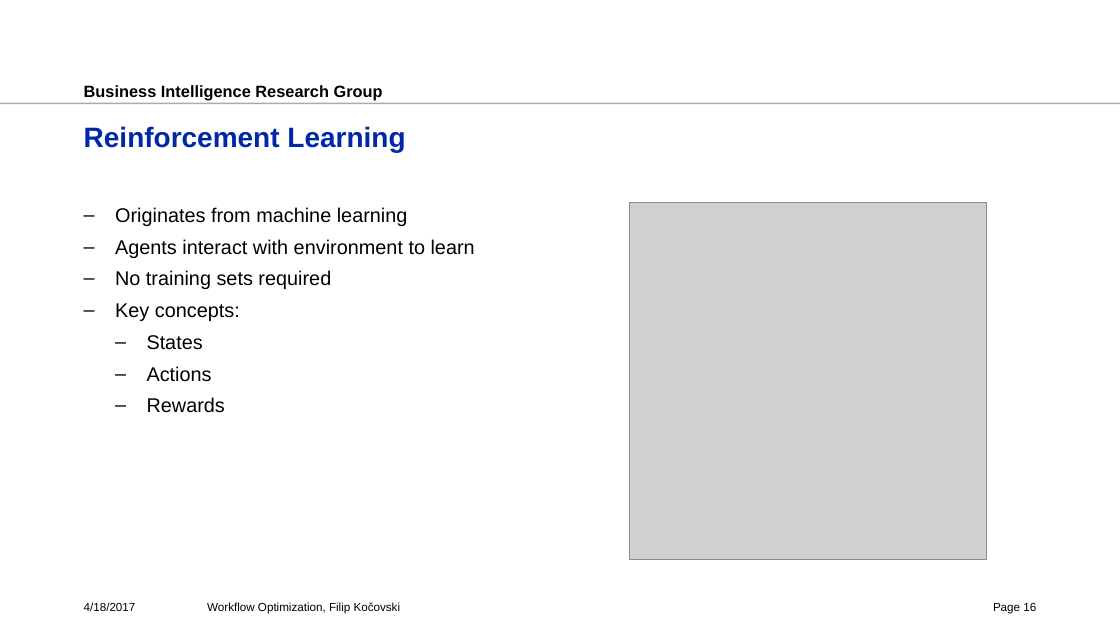
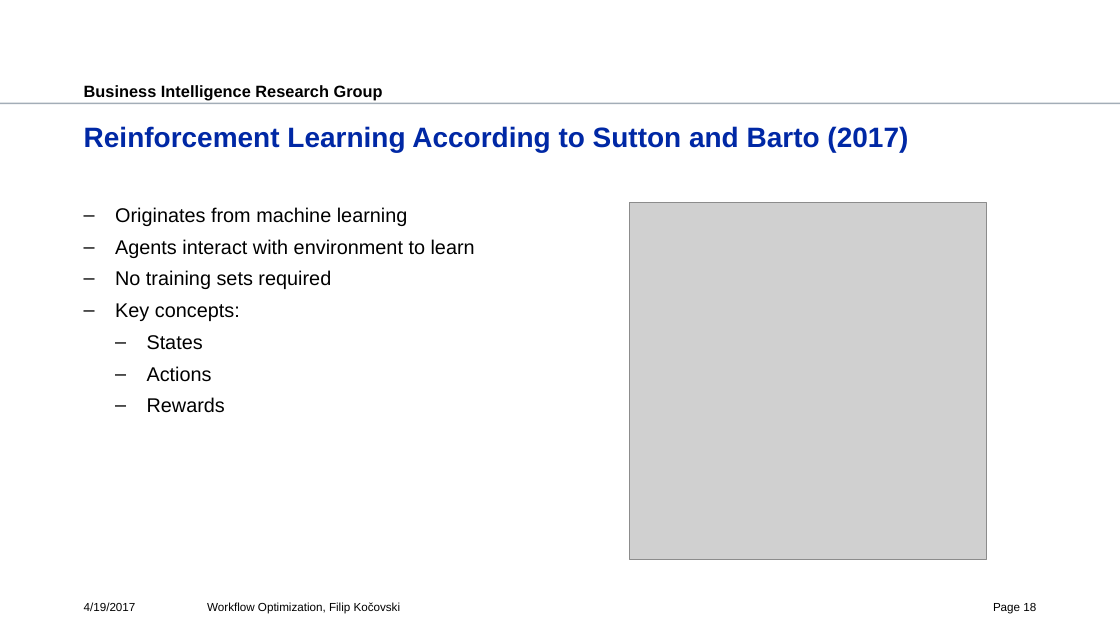
Before and after one commit to fkocovski/mt_presentation, a slide deck: slide 18 of Workflow Optimization.pptx (slide 16 before the commit). Drawn at 1120x630 pixels with LibreOffice and Linux fonts; fonts in the diff are those of the drawing; grey boxes stand for pictures; background and template pictures are left out. Boxes give left, top, right and bottom in pixels: in the first picture for what was removed or moved away, otherwise in the second. Text is boxed around its words. In the diff, an @@ line names an element or a change of style, - is before the commit and + after.

Commit message:
work

```diff
--- a/Workflow Optimization.pptx
+++ b/Workflow Optimization.pptx
@@ title at (84, 126, 908, 152): text changed @@
-Reinforcement Learning
+Reinforcement Learning According to Sutton and Barto (2017)
@@ text at (84, 602, 136, 611): text changed @@
-4/18/2017
+4/19/2017
@@ page number at (993, 603, 1036, 613): text changed @@
-Page 16
+Page 18
```
Also in this commit, not shown: 30 other slides changed, 3 slides added.
